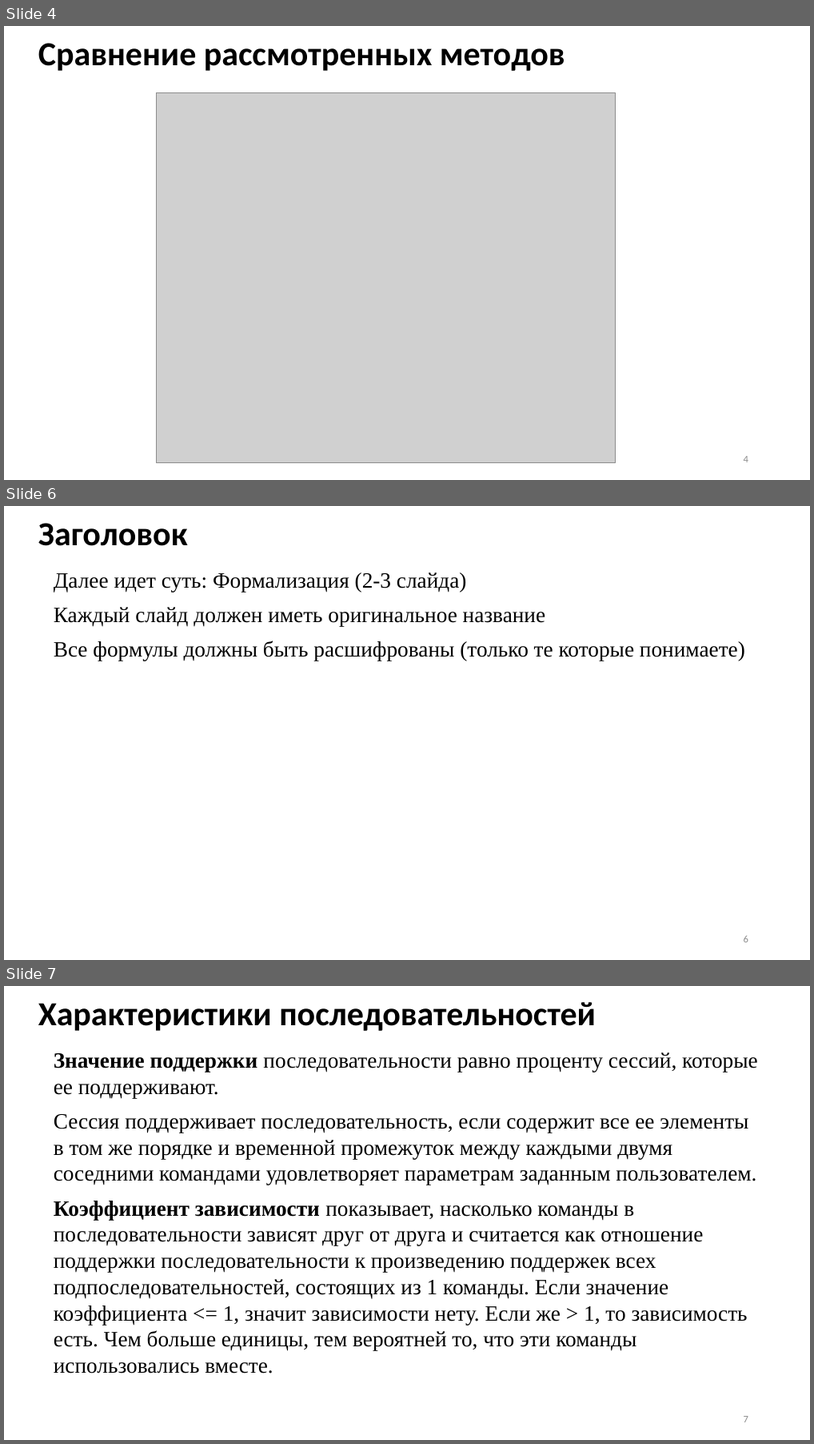
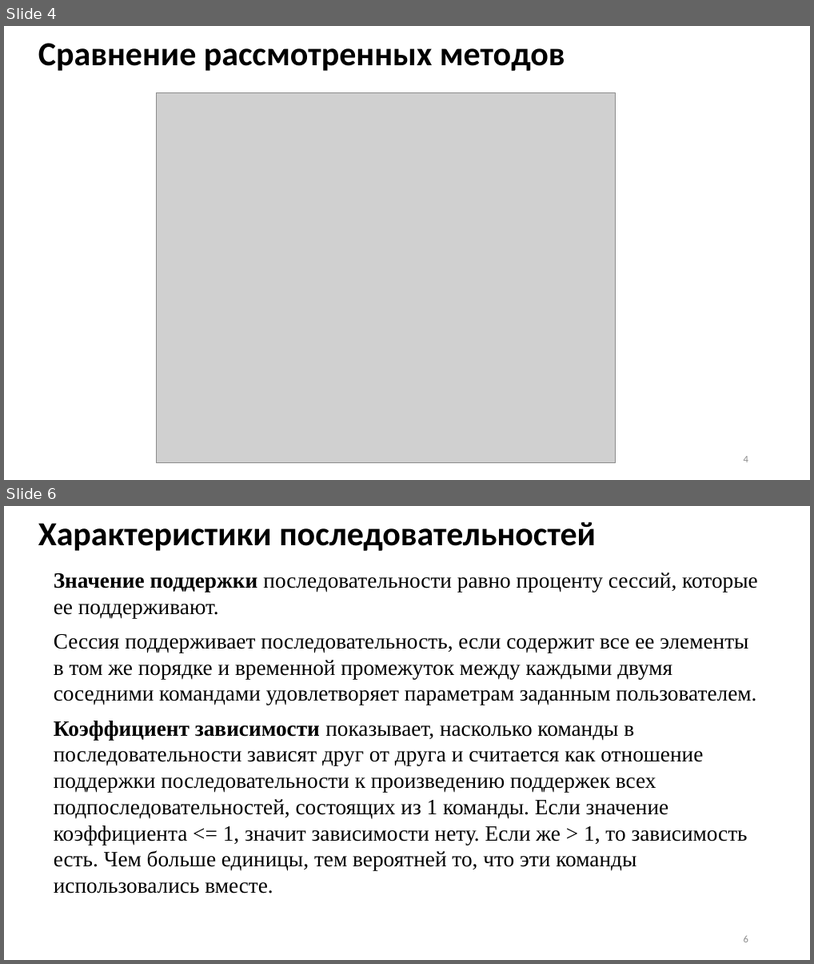
Before and after one commit to Inlucker/8semestr, a slide deck: ВКР/Презентация/ПронинАС_ВКР_презентация.pptx. Shown one above the other, each under a label of ours: slides 4, 6 and 7 before the commit, slides 4 and 6 after it; the slides between them are not shown. The pictures are 814x1444 and 814x964 pixels, drawn with LibreOffice and Linux fonts; fonts in the diff are those of the drawing; grey boxes stand for pictures. Boxes give left, top, right and bottom in pixels: in the first picture for what was removed or moved away, otherwise in the second. Text is boxed around its words. In the diff, an @@ line names an element or a change of style, - is before the commit and + after.

```diff
--- a/ВКР/Презентация/ПронинАС_ВКР_презентация.pptx
+++ b/ВКР/Презентация/ПронинАС_ВКР_презентация.pptx
@@ slide 6 removed at (4,506,810,960), background #FFFFFF @@
@@ title removed at (38,523,188,546) @@
-Заголовок
@@ text removed at (54,572,746,661) @@
-Далее идет суть: Формализация (2-3 слайда)
-Каждый слайд должен иметь оригинальное название
-Все формулы должны быть расшифрованы (только те которые понимаете)
@@ page number removed at (744,935,749,942) @@
-6
@@ what was slide 7 is now slide 6 @@
@@ page number at (744,935,749,942): text changed @@
-7
+6
```
Also in this commit, not shown: 2 slides changed, 1 other slide removed, 1 other file.
